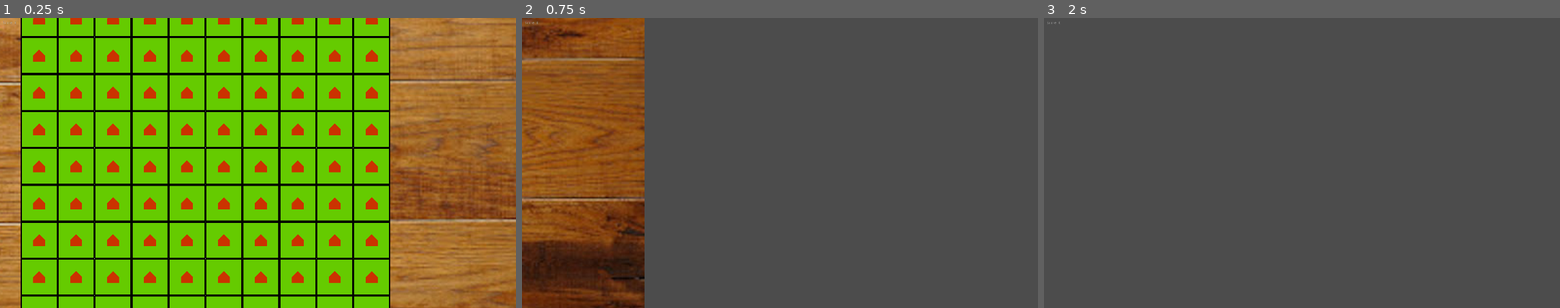
Above: before the commit, frames 1-3 (left to right).
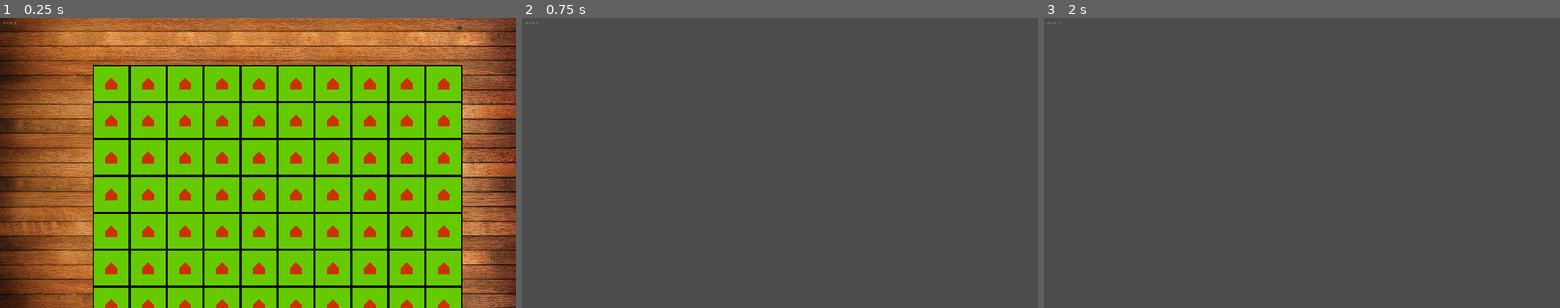
Above: after the commit, the same moments.

Repository: solangebl/godot-carcassonne
Game: Godot game, scene res://scenes/Game.tscn
Two runs of this game, one before a commit and one after it. Both use one fixed random seed, a clock stepped at 60 frames per second and the inputs below.
Inputs (mouse positions are in pixels of both pictures, inside the frame that each line leads up to):
- Up to frame 1 (0.25 s): no input
- Up to frame 2 (0.75 s): tap Enter at 0.5 s; move the mouse to (893, 148) at 0.52 s; hold Right (ui_right) from 0.53 s (still down); hold Ctrl from 0.53 s (still down); click (893, 148) at 0.67 s
- Up to frame 3 (2 s): release Right (ui_right) at 1.25 s; release Ctrl at 1.25 s; tap Space at 1.25 s; drag from (1198, 177) to (1276, 221) at 1.27 s

The runs differ from the first frame. In frame 1, 66% of the frame differs, in the area x 0-100%, y 0-100%; in frame 2, 24%; in frame 3, nothing differs.

Commit message:
tabletop resize

Diff:
--- a/project.godot
+++ b/project.godot
@@ -40,8 +40,6 @@
 
 window/size/width=1920
 window/size/height=1080
-window/size/test_width=512
-window/size/test_height=512
 window/stretch/mode="2d"
 window/stretch/aspect="keep"
 
--- a/scenes/Game.tscn
+++ b/scenes/Game.tscn
@@ -9,16 +9,16 @@
 position = Vector2( 481, 127 )
 
 [node name="TableTop" type="Sprite" parent="."]
-position = Vector2( 1385.98, 1067.97 )
-scale = Vector2( 3.62892, 3.48462 )
+position = Vector2( 481.176, 415.001 )
+scale = Vector2( 1.01175, 0.965176 )
 texture = ExtResource( 1 )
 
 [node name="HUD" parent="." instance=ExtResource( 2 )]
 
 [node name="Board" parent="." instance=ExtResource( 3 )]
-position = Vector2( 476.455, 401.108 )
+position = Vector2( -66.3162, 118.542 )
 
 [node name="Camera2D" type="Camera2D" parent="."]
-position = Vector2( 1291.12, 1076.48 )
+position = Vector2( 480.241, 414.57 )
 current = true
 script = ExtResource( 4 )
--- a/scripts/CameraMovement.gd
+++ b/scripts/CameraMovement.gd
@@ -6,7 +6,7 @@
 export var zoommargin = 0.1
 
 export var zoomMin = 0.25
-export var zoomMax = 2.0
+export var zoomMax = 1.0
 export var marginX = 200.0
 export var marginY = 200.0
 
@@ -27,7 +27,6 @@
 signal start_move_selection
 
 func _ready():
-	connect("area_selected", get_parent(), "area_selected", [self])
 	connect("start_move_selection", get_parent(), "start_move_selection", [self])
 
 
@@ -52,30 +51,6 @@
 		elif mousepos.y > OS.window_size.y - marginY:
 			position.y = lerp(position.y, position.y + abs(mousepos.y - OS.window_size.y + marginY)/marginY * panSpeed * zoom.y, panSpeed * delta)
 
-	if Input.is_action_just_pressed("ui_left_mouse_button"):
-		start = mouseposGlobal
-		startv = mousepos
-		is_dragging = true
-	if is_dragging:
-		end = mouseposGlobal
-		endv = mousepos
-		draw_area()
-	if Input.is_action_just_released("ui_left_mouse_button"):
-		if startv.distance_to(mousepos) > 20:
-			end = mouseposGlobal
-			endv = mousepos
-			is_dragging = false
-			draw_area(false)
-			emit_signal("area_selected")
-		else:
-			end = start
-			is_dragging = false
-			draw_area(false)
-
-	if Input.is_action_just_released("ui_right_mouse_button"):
-		move_to_point = mouseposGlobal
-		emit_signal("start_move_selection")
-
 
 	#zoom in
 	zoom.x = lerp(zoom.x, zoom.x * zoomfactor, zoomspeed * delta)
@@ -86,27 +61,6 @@
 
 	if not zooming:
 		zoomfactor = 1.0
-
-
-func draw_area(s = true):
-	rectd.rect_size = Vector2(abs(startv.x-endv.x), abs(startv.y - endv.y))
-
-#	if startv.y <= endv.y and startv.x <= endv.x: # bottom right
-#		rectd.rect_position = Vector2(startv.x, startv.y - OS.window_size.y)
-#	elif startv.x >= endv.x and startv.y >= endv.y: # top left
-#		rectd.rect_position = Vector2(endv.x, endv.y - OS.window_size.y)
-#	elif startv.x >= endv.x and startv.y <= endv.y: # bottom left
-#		rectd.rect_position = Vector2(endv.x, startv.y - OS.window_size.y)
-#	elif startv.x <= endv.x and startv.y >= endv.y: # top right
-#		rectd.rect_position = Vector2(startv.x, endv.y - OS.window_size.y)
-
-	var pos = Vector2()
-	pos.x = min(startv.x, endv.x)
-	pos.y = min(startv.y, endv.y)
-	pos.y -= OS.window_size.y
-	rectd.rect_position = pos
-
-	rectd.rect_size *= int(s) # true = 1 and false = 0
 
 func _input(event):
 	if event is InputEventMouseButton:
Binary file changed: assets/ttop.jpg
